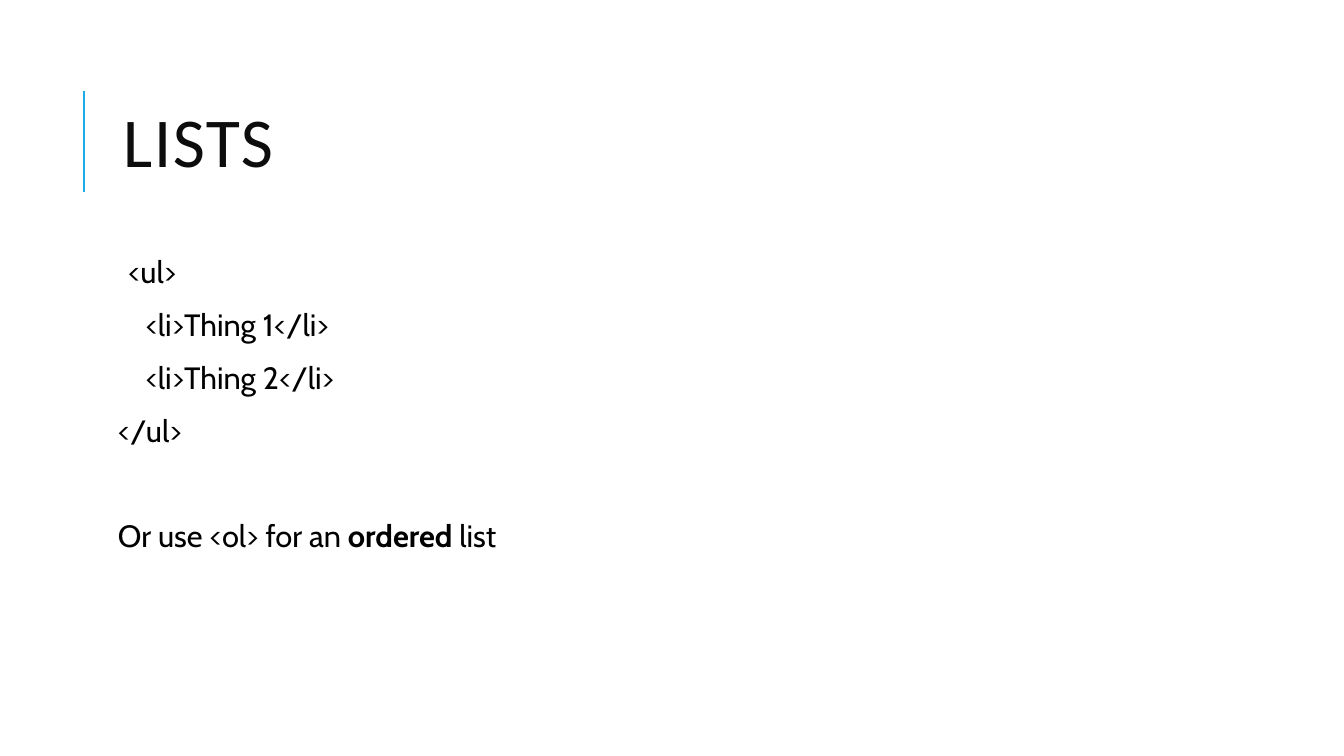
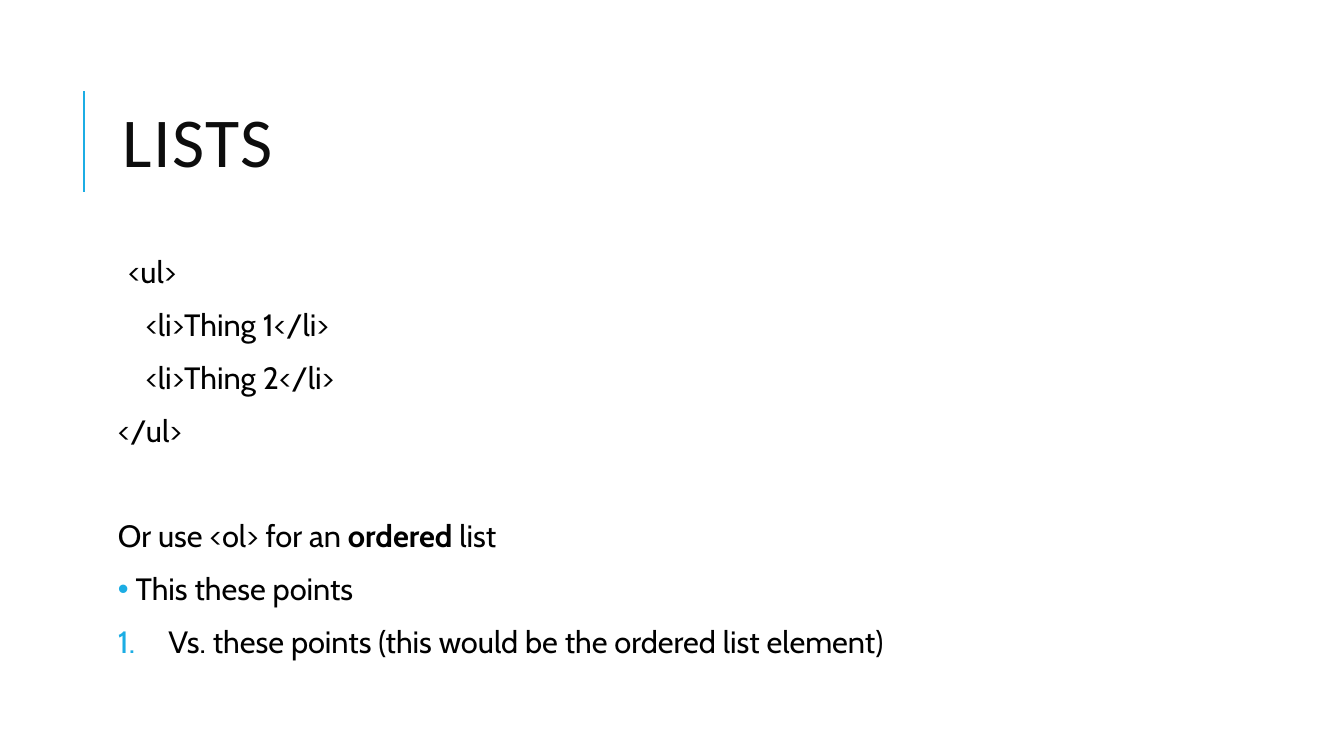
Before and after one commit to Will-Guthrie/HTML-Presentation, a slide deck: slide 9 of HTML and CSS.pptx. Drawn at 1344x756 pixels with LibreOffice and Linux fonts; fonts in the diff are those of the drawing. Boxes give left, top, right and bottom in pixels: in the first picture for what was removed or moved away, otherwise in the second. Text is boxed around its words. In the diff, an @@ line names an element or a change of style, - is before the commit and + after.

```diff
--- a/HTML and CSS.pptx
+++ b/HTML and CSS.pptx
@@ text at [136, 577, 884, 660]: paragraphs added @@
+• This these points
+1. Vs. these points (this would be the ordered list element)
```
Also in this commit, not shown: 4 other slides changed, 10 slides added, 1 slide removed.
